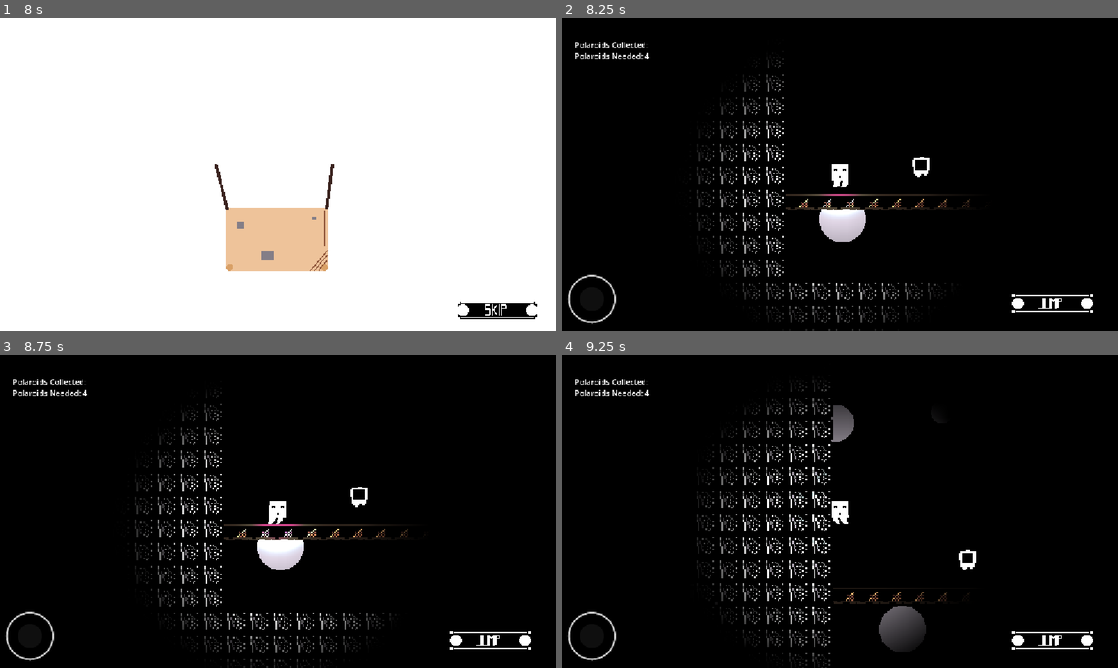
Above: before the commit, frames 1-4 (two rows, left to right).
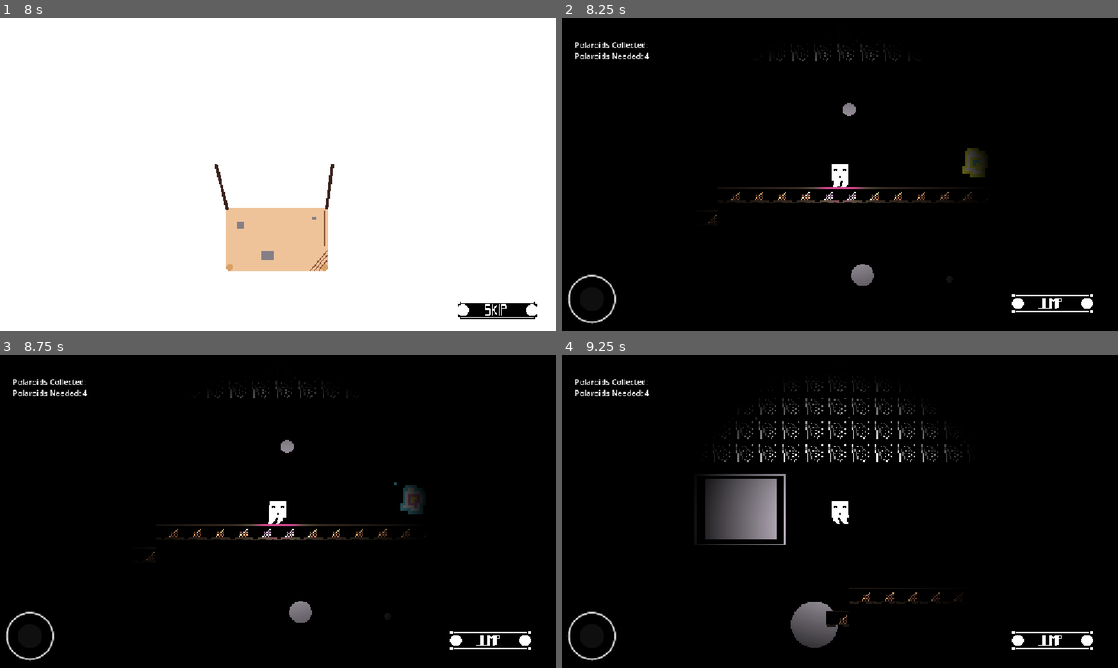
Above: after the commit, the same moments.

Repository: matt-ctrl-alt-del/Shutter
Game: Godot game, scene res://Scenes/splash_screen.tscn
Same seed, same stepped clock (60 frames per second), same inputs: the game is played once before the commit and once after it.
Inputs (mouse positions are in pixels of both pictures, inside the frame that each line leads up to):
- Up to frame 1 (8 s): tap Enter at 0.5, 3.5, 5 s; hold D (move_right) 0.53-2.03 s; tap Space (jump) at 0.77, 1.52, 2.75, 3.02, 3.77, 4.25, 4.52, 7.52 s; hold A (move_left) 2.03-2.78 s; hold D (move_right) 2.78-4.28 s; hold A (move_left) 4.28-5.03 s; hold D (move_right) 5.03-5.75 s; click (266, 252) at 5.75 s; click (266, 252) at 6.5 s; hold A (move_left) from 7.28 s (still down)
- Up to frame 2 (8.25 s): release A (move_left) at 8 s; click (1056, 309) at 8 s
- Up to frame 3 (8.75 s): no input
- Up to frame 4 (9.25 s): hold A (move_left) from 8.78 s (still down); tap Space (jump) at 9.02 s

Frame 1 is identical in both runs. In frame 2, 4.6% of the frame differs, in the area x 24-77%, y 8-100%; in frame 3, 4.0%; in frame 4, 8.1%, in the area x 24-75%, y 8-100%.

Commit message:
Added music to the levels

Diff:
--- a/Scenes/level_1.tscn
+++ b/Scenes/level_1.tscn
@@ -173,7 +173,7 @@
 shape = SubResource("RectangleShape2D_6ssoq")
 
 [node name="Lvl1_Eureka" parent="." unique_id=879822063 instance=ExtResource("5_6444e")]
-position = Vector2(37, 555)
+position = Vector2(1028, 68)
 
 [node name="PointLight2D" type="PointLight2D" parent="Lvl1_Eureka" unique_id=789621835]
 z_index = 5
@@ -203,6 +203,7 @@
 
 [node name="scuffling_lvl1" type="AudioStreamPlayer" parent="." unique_id=91441250]
 stream = ExtResource("6_evi0p")
+autoplay = true
 
 [node name="CanvasLayer" type="CanvasLayer" parent="." unique_id=1645870455]
 
--- a/Scenes/level_2.tscn
+++ b/Scenes/level_2.tscn
@@ -176,6 +176,7 @@
 
 [node name="musicbox_lvl2" type="AudioStreamPlayer" parent="." unique_id=824888058]
 stream = ExtResource("5_v36qu")
+autoplay = true
 
 [node name="lvl_2_map" parent="." unique_id=2141143468 instance=ExtResource("6_cggpd")]
 z_index = 1
--- a/Scenes/prologue.tscn
+++ b/Scenes/prologue.tscn
@@ -5,6 +5,7 @@
 [ext_resource type="Texture2D" uid="uid://dlymomqx0b8ni" path="res://Sprites/button_placeholders/skip_wht.png" id="2_u0vu3"]
 [ext_resource type="Texture2D" uid="uid://bfuuh04uw6g80" path="res://Sprites/prologue_animate.png" id="4_bem4f"]
 [ext_resource type="PackedScene" uid="uid://basmjmgt75x2b" path="res://Scenes/label.tscn" id="4_wl3ap"]
+[ext_resource type="AudioStream" uid="uid://dc2hvi2vek7c8" path="res://Audio/elevator_main.mp3" id="6_vns27"]
 
 [sub_resource type="AtlasTexture" id="AtlasTexture_vns27"]
 atlas = ExtResource("4_bem4f")
@@ -215,4 +216,8 @@
 offset_right = 148.0
 offset_bottom = 100.0
 
+[node name="elevator_main" type="AudioStreamPlayer" parent="." unique_id=435747241]
+stream = ExtResource("6_vns27")
+autoplay = true
+
 [connection signal="pressed" from="CanvasLayer/Button" to="." method="_on_button_pressed"]
--- a/Scenes/thanks.tscn
+++ b/Scenes/thanks.tscn
@@ -6,6 +6,7 @@
 [ext_resource type="Texture2D" uid="uid://80v531qgfxku" path="res://Sprites/button_placeholders/quit_black.png" id="3_knko2"]
 [ext_resource type="Texture2D" uid="uid://chi1q5fprbi0y" path="res://Sprites/button_placeholders/quit_white.png" id="4_cx8gr"]
 [ext_resource type="Texture2D" uid="uid://b6fyp8e5l8ivh" path="res://Sprites/exit_menu.png" id="5_ub78a"]
+[ext_resource type="AudioStream" uid="uid://dc2hvi2vek7c8" path="res://Audio/elevator_main.mp3" id="7_cx8gr"]
 
 [sub_resource type="AtlasTexture" id="AtlasTexture_knko2"]
 atlas = ExtResource("5_ub78a")
@@ -178,5 +179,9 @@
 sprite_frames = SubResource("SpriteFrames_ifa1r")
 autoplay = "default"
 
+[node name="elevator_main" type="AudioStreamPlayer" parent="." unique_id=258455661]
+stream = ExtResource("7_cx8gr")
+autoplay = true
+
 [connection signal="pressed" from="Container/Play" to="." method="_on_play_pressed"]
 [connection signal="pressed" from="Container/Exit" to="." method="_on_exit_pressed"]
